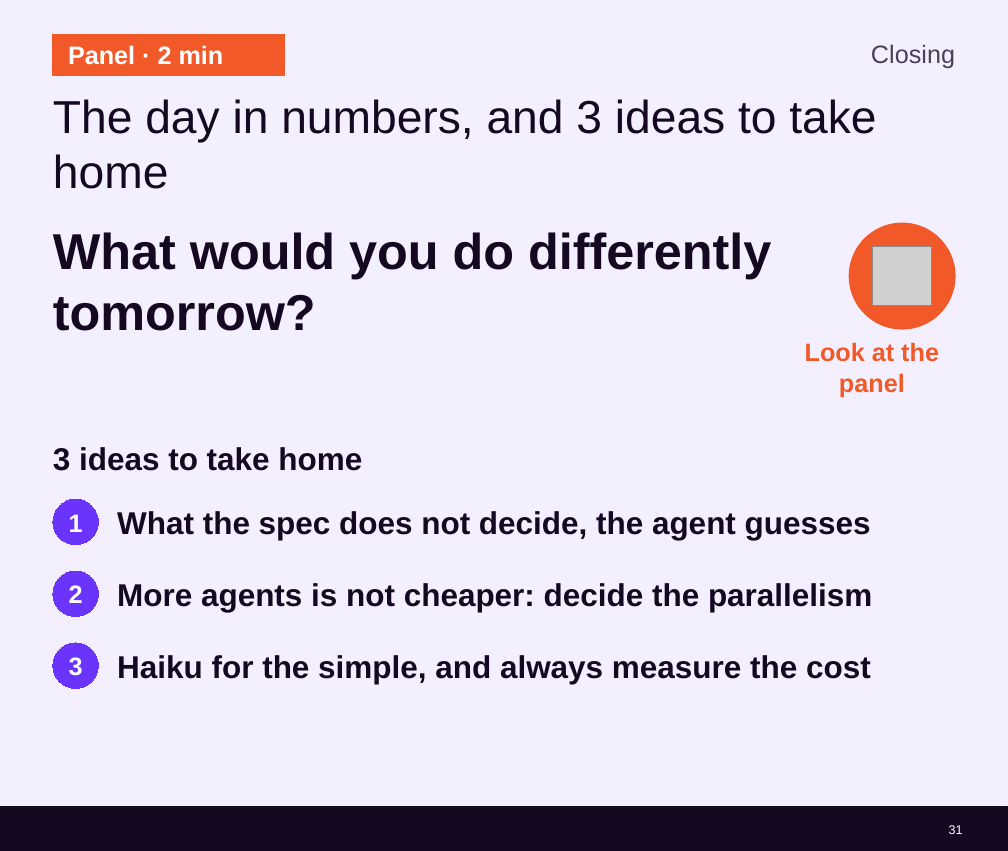
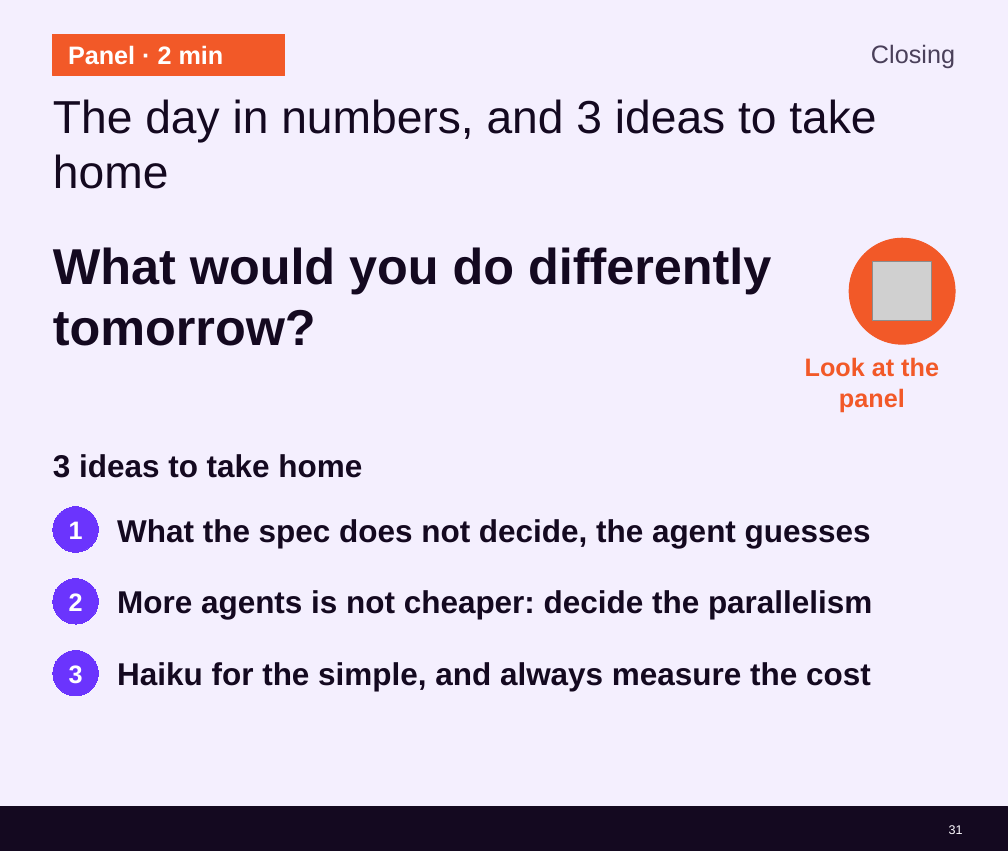
Before and after one commit to cx-guilherme-pinto/workshop-claude, a slide deck: slide 31 of slides/workshop-v2.en.pptx. Drawn at 1008x851 pixels with LibreOffice and Linux fonts; fonts in the diff are those of the drawing; grey boxes stand for pictures; background and template pictures are left out. Boxes give left, top, right and bottom in pixels: in the first picture for what was removed or moved away, otherwise in the second. Text is boxed around its words. In the diff, an @@ line names an element or a change of style, - is before the commit and + after.

```diff
--- a/slides/workshop-v2.en.pptx
+++ b/slides/workshop-v2.en.pptx
@@ 2 texts, 1 picture, 1 ellipse: place and size @@
-2 texts, 1 picture, 1 ellipse at (53,223,955,397)
+2 texts, 1 picture, 1 ellipse at (53,238,955,412)
@@ ellipse "1": place and size @@
-ellipse "1" at (53,499,98,544)
+ellipse "1" at (53,507,98,552)
@@ text "What the spec does not ...": place and size @@
-text "What the spec does not ..." at (117,511,871,540)
+text "What the spec does not ..." at (117,519,871,548)
@@ 3 texts, 2 ellipses: place and size @@
-3 texts, 2 ellipses at (53,447,872,688)
+3 texts, 2 ellipses at (53,454,872,696)
```
Also in this commit, not shown: 12 other slides changed, 45 other files.
